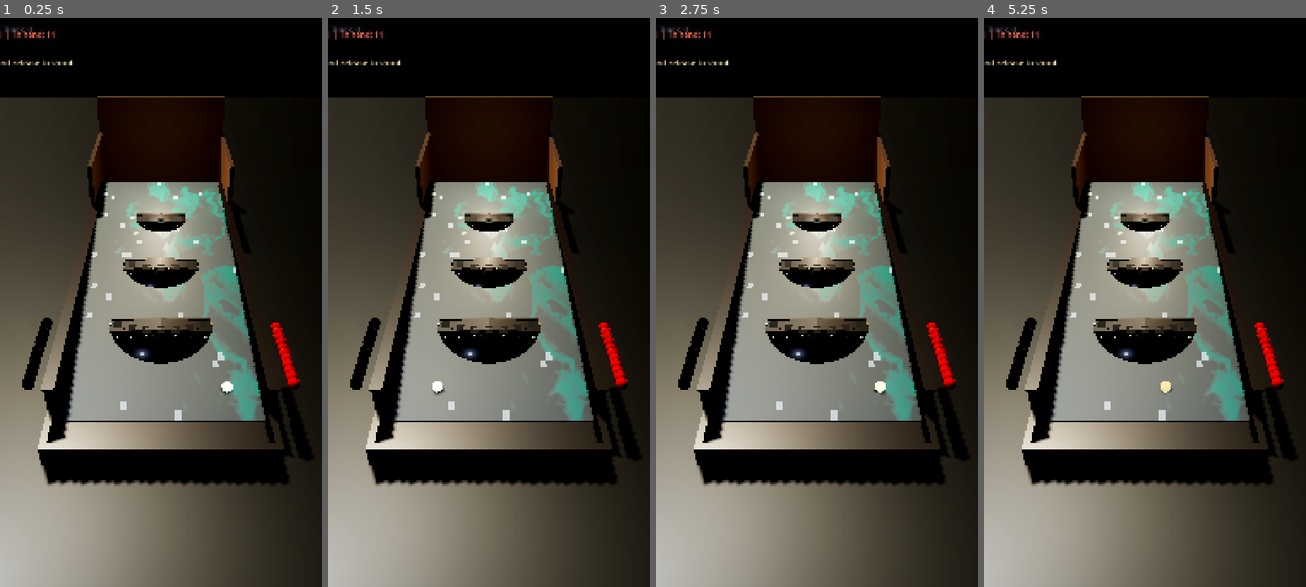
Above: before the commit, frames 1-4 (left to right).
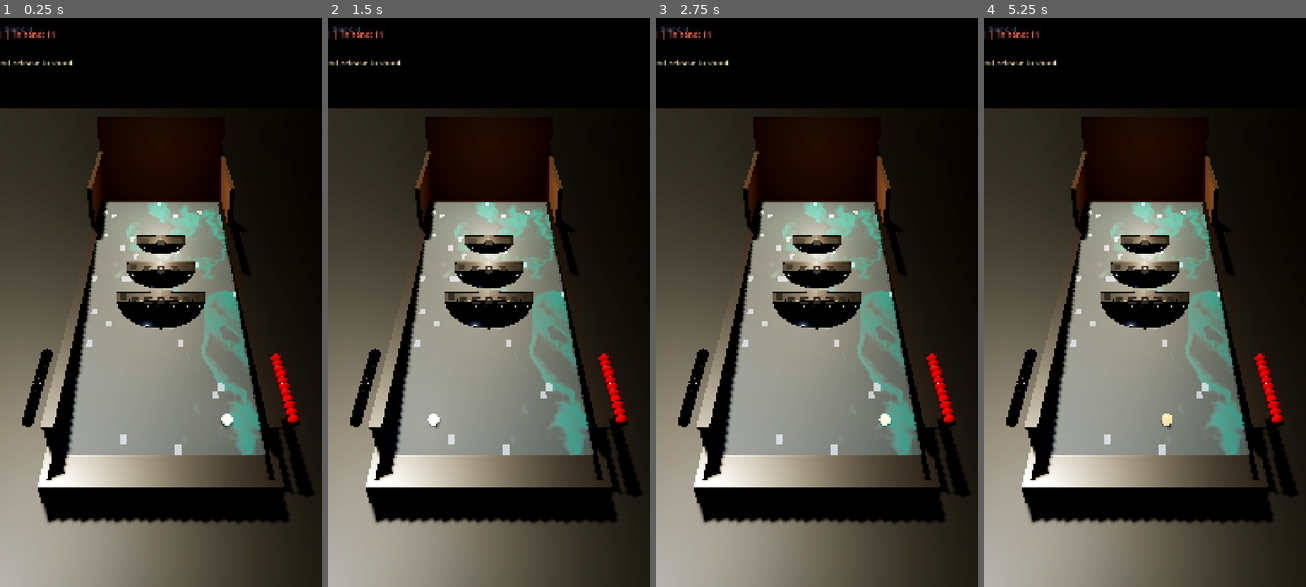
Above: after the commit, the same moments.

Repository: melodiousNinja/LunarTilt
Game: Godot game, scene res://scenes/main.tscn
Same seed, same stepped clock (60 frames per second), same inputs: the game is played once before the commit and once after it.
Inputs (mouse positions are in pixels of both pictures, inside the frame that each line leads up to):
- Up to frame 1 (0.25 s): no input
- Up to frame 2 (1.5 s): tap Enter at 0.5 s; move the mouse to (559, 274) at 0.52 s; click (559, 274) at 0.67 s; drag from (424, 330) to (472, 416) at 1.27 s
- Up to frame 3 (2.75 s): move the mouse to (849, 171) at 2.02 s; click (849, 171) at 2.17 s
- Up to frame 4 (5.25 s): tap Space at 2.75 s; drag from (1128, 416) to (1048, 217) at 2.77 s; tap Enter at 3.5 s; move the mouse to (1241, 387) at 3.52 s; click (1241, 387) at 3.67 s; drag from (1048, 217) to (1096, 154) at 4.27 s; move the mouse to (1161, 302) at 5.02 s; click (1161, 302) at 5.17 s

The runs differ from the first frame. In frame 1, 28% of the frame differs, in the area x 0-98%, y 13-89%; in frame 2, 28%; in frame 3, 28%; in frame 4, 28%.

Commit message:
v15: clustered fan layout per the reference video - fans at z=1.35/1.75/2.15 (long open run-up, tight stack), camera re-aimed at the fan cluster, power-curve test updated to the honest ladder (soft dies at Venus mouth / medium caught / firm gutters)

Diff:
--- a/scripts/game/main.gd
+++ b/scripts/game/main.gd
@@ -39,7 +39,7 @@
 
 # Camera + broadcast juice
 const CAM_FOV := 62.0
-const LOOK_TARGET := Vector3(0.0, 0.02, 0.98)
+const LOOK_TARGET := Vector3(0.0, 0.02, 1.32)
 var _camera_base_fov := CAM_FOV
 var _vignette: ColorRect
 var _msg_tween: Tween = null
--- a/scripts/game/table_world.gd
+++ b/scripts/game/table_world.gd
@@ -35,7 +35,10 @@
 const RAIL_TOP_Y := -0.03 + RAIL_H_TOTAL * 0.5
 
 const SLOTS_PER_POS := 7              # deprecated alias (band 0 slit count)
-const POS_Z := [0.75, 1.45, 2.15]     # astrolabe fan centres (near..far)
+const POS_Z := [1.35, 1.75, 2.15]     # astrolabe fan centres - CLUSTERED in
+                                      # the upper half per the reference video
+                                      # (long open run-up from the throw line,
+                                      # small gaps between the three fans)
 const MEDAL_R := 0.155                # deprecated alias
 const CLUSTER_R := 0.096              # deprecated alias
 const SOCKET_R := 0.037               # deprecated alias (ball r = 0.030)
--- a/tests/test_physics.gd
+++ b/tests/test_physics.gd
@@ -47,8 +47,8 @@
 		max_z = maxf(max_z, ball.position.z)
 	print("SHOT soft peak_z=%.3f min_y=%.4f" % [max_z, min_y])
 	_expect(min_y >= min_expected, "ball never tunnels below the board (min_y %.3f)" % min_y)
-	_expect(max_z < 1.2,
-		"soft toss is blocked by the raised Venus plate (peak z %.2f < 1.2)" % max_z)
+	_expect(max_z < 1.35,
+		"soft toss dies at the Venus mouth and rolls back (peak z %.2f < 1.35)" % max_z)
 	_expect(max_z <= 2.9, "shot never clears the far rail (peak z <= 2.9)")
 	_expect(ball.freeze, "soft toss resolves (rolled back and was re-racked)")
 	ball.queue_free()
--- /dev/null
+++ b/tests/video_analyzer.gd
@@ -0,0 +1,93 @@
+extends SceneTree
+## Video frame analyzer: classifies pixels in extracted video frames to
+## measure the real Star Cluster Ball table layout and ball motion.
+## Output per frame: marble extent, wood bands (fans), ball centroids.
+func _initialize() -> void:
+	var dir := DirAccess.open("res://artifacts/vframes")
+	if dir == null:
+		print("ANALYZER_NO_DIR")
+		quit(1)
+		return
+	var files := []
+	for f in dir.get_files():
+		if f.ends_with(".jpg"):
+			files.append(f)
+	files.sort()
+	print("FRAMES_TOTAL=", files.size())
+	var out := []
+	for fi in range(files.size()):
+		var img := Image.load_from_file("res://artifacts/vframes/" + files[fi])
+		if img == null:
+			continue
+		var w := img.get_width()
+		var h := img.get_height()
+		var marble_rows := {}
+		var wood_rows := {}
+		var red_xs := 0.0
+		var red_ys := 0.0
+		var red_n := 0
+		var dark_xs := 0.0
+		var dark_ys := 0.0
+		var dark_n := 0
+		var marble_n := 0
+		var wood_n := 0
+		var min_my := h
+		var max_my := 0
+		for y in range(0, h, 4):
+			for x in range(0, w, 4):
+				var c := img.get_pixel(x, y)
+				var r := c.r * 255.0
+				var g := c.g * 255.0
+				var b := c.b * 255.0
+				if r > 135.0 and g > 125.0 and b > 110.0 and absf(r - g) < 55.0:
+					marble_n += 1
+					marble_rows[y] = int(marble_rows.get(y, 0)) + 1
+					if y < min_my:
+						min_my = y
+					if y > max_my:
+						max_my = y
+					if r < 90.0 and g < 90.0 and b < 90.0:
+						dark_xs += x
+						dark_ys += y
+						dark_n += 1
+				elif r > 70.0 and r > g * 1.25 and r > b * 1.35 and g > b:
+					wood_n += 1
+					wood_rows[y] = int(wood_rows.get(y, 0)) + 1
+				elif r > 90.0 and r > g * 1.7 and r > b * 1.7:
+					red_xs += x
+					red_ys += y
+					red_n += 1
+				elif r < 70.0 and g < 70.0 and b < 70.0 and y > int(h * 0.15) and y < int(h * 0.8):
+					dark_xs += x
+					dark_ys += y
+					dark_n += 1
+		var wood_bands := []
+		if wood_n > 40:
+			var keys := wood_rows.keys()
+			keys.sort()
+			var band_start := -1
+			var prev := -10
+			for k in keys:
+				if int(wood_rows[k]) >= 6:
+					if band_start < 0:
+						band_start = k
+					prev = k
+				else:
+					if band_start >= 0 and prev - band_start >= 4:
+						wood_bands.append(str(band_start) + "-" + str(prev))
+					band_start = -1
+			if band_start >= 0 and prev - band_start >= 4:
+				wood_bands.append(str(band_start) + "-" + str(prev))
+		var line: String = str(files[fi]) + " marble_y=" + str(min_my) + ".." + str(max_my) \
+			+ " wood_bands=" + str(wood_bands)
+		if red_n >= 3:
+			line += " red=(" + str(int(red_xs / red_n)) + "," + str(int(red_ys / red_n)) + ")x" + str(red_n)
+		if dark_n >= 6:
+			line += " dark=(" + str(int(dark_xs / dark_n)) + "," + str(int(dark_ys / dark_n)) + ")x" + str(dark_n)
+		out.append(line)
+	var f := FileAccess.open("res://artifacts/video_analysis.txt", FileAccess.WRITE)
+	for l in out:
+		f.store_line(l)
+	f.close()
+	print("ANALYZER_DONE lines=", out.size())
+	quit(0)
--- /dev/null
+++ b/tests/video_clusters.gd
@@ -0,0 +1,53 @@
+extends SceneTree
+## Clusters red-ball and wood pixels in selected video frames to measure
+## exactly where caught balls sit and how wide the fans are.
+func _initialize() -> void:
+	for fname in ["f030.jpg", "f060.jpg", "f090.jpg", "f130.jpg"]:
+		var img := Image.load_from_file("res://artifacts/vframes/" + fname)
+		if img == null:
+			continue
+		var w := img.get_width()
+		var h := img.get_height()
+		var red_pts := []
+		var wood_pts := []
+		for y in range(0, h, 2):
+			for x in range(0, w, 2):
+				var c := img.get_pixel(x, y)
+				var r := c.r * 255.0
+				var g := c.g * 255.0
+				var b := c.b * 255.0
+				if r > 100.0 and r > g * 1.7 and r > b * 1.7:
+					red_pts.append(Vector2(x, y))
+				elif r > 80.0 and r > g * 1.3 and r > b * 1.4 and g > b and g > 45.0:
+					wood_pts.append(Vector2(x, y))
+		var red_clusters := _cluster(red_pts, 14.0)
+		var wood_clusters := _cluster(wood_pts, 16.0)
+		print("== ", fname, " == red_pts=", red_pts.size(), " wood_pts=", wood_pts.size())
+		for c in red_clusters:
+			print("  RED ball at (", int(c.x), ",", int(c.y), ") n=", c.z)
+		for c in wood_clusters:
+			print("  WOOD blob centre (", int(c.x), ",", int(c.y), ") n=", c.z)
+	quit(0)
+
+## Greedy grid clustering: returns array of Vector3(cx, cy, count).
+func _cluster(pts: Array, tol: float) -> Array:
+	var clusters: Array = []
+	for p in pts:
+		var placed := false
+		for ci in range(clusters.size()):
+			var d := Vector2(clusters[ci].x, clusters[ci].y).distance_to(p)
+			if d < tol * 3.0:
+				var n: float = clusters[ci].z
+				clusters[ci].x = (clusters[ci].x * n + p.x) / (n + 1.0)
+				clusters[ci].y = (clusters[ci].y * n + p.y) / (n + 1.0)
+				clusters[ci].z = n + 1.0
+				placed = true
+				break
+		if not placed:
+			clusters.append(Vector3(p.x, p.y, 1.0))
+	var out: Array = []
+	for c in clusters:
+		if c.z >= 3.0:
+			out.append(c)
+	out.sort_custom(func(a, b): return a.y < b.y)
+	return out
Not shown, changed: .gitignore
